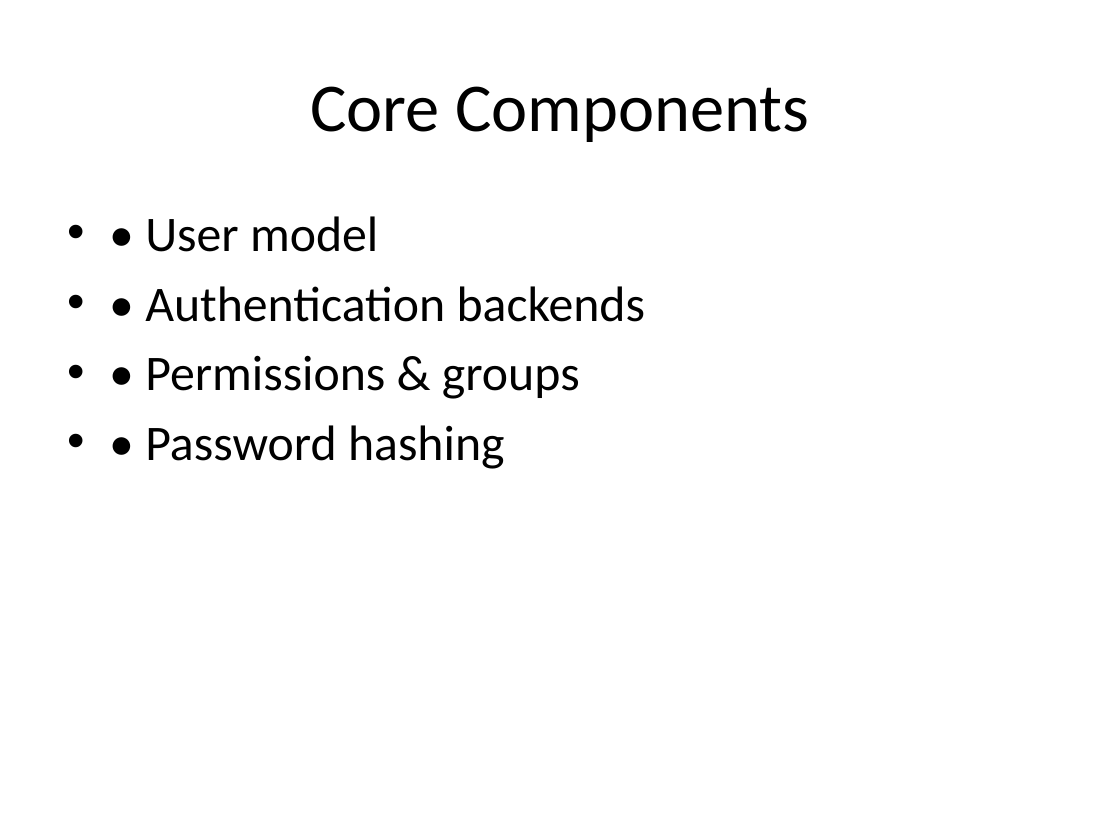
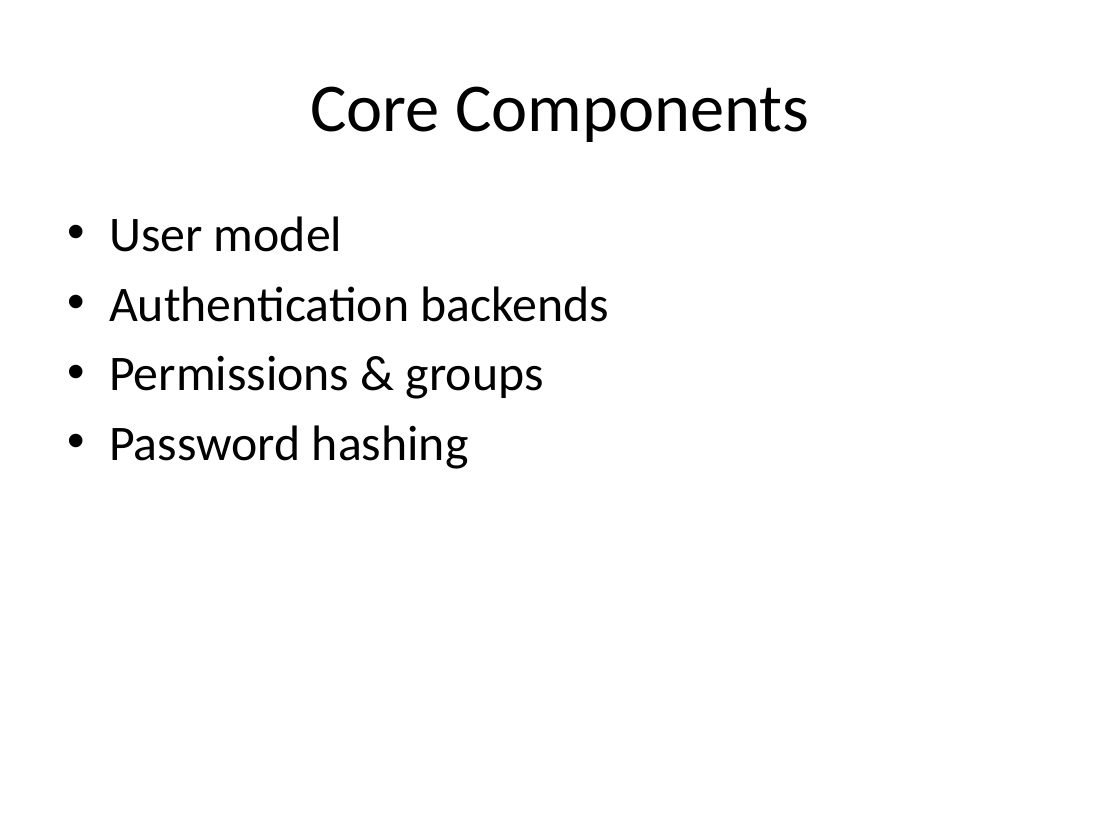
Before and after one commit to seanwhs/Django-Authorization-Crash-Course, a slide deck: slide 4 of django_auth_slides.pptx (slide 2 before the commit). Drawn at 1120x840 pixels with LibreOffice and Linux fonts; fonts in the diff are those of the drawing. Boxes give left, top, right and bottom in pixels: in the first picture for what was removed or moved away, otherwise in the second. Text is boxed around its words. In the diff, an @@ line names an element or a change of style, - is before the commit and + after.

```diff
--- a/django_auth_slides.pptx
+++ b/django_auth_slides.pptx
@@ text at [109,216,610,469]: text changed @@
-• • User model
-• • Authentication backends
-• • Permissions & groups
-• • Password hashing
+• User model
+• Authentication backends
+• Permissions & groups
+• Password hashing
```
Also in this commit, not shown: 8 other slides changed, 4 slides added.
